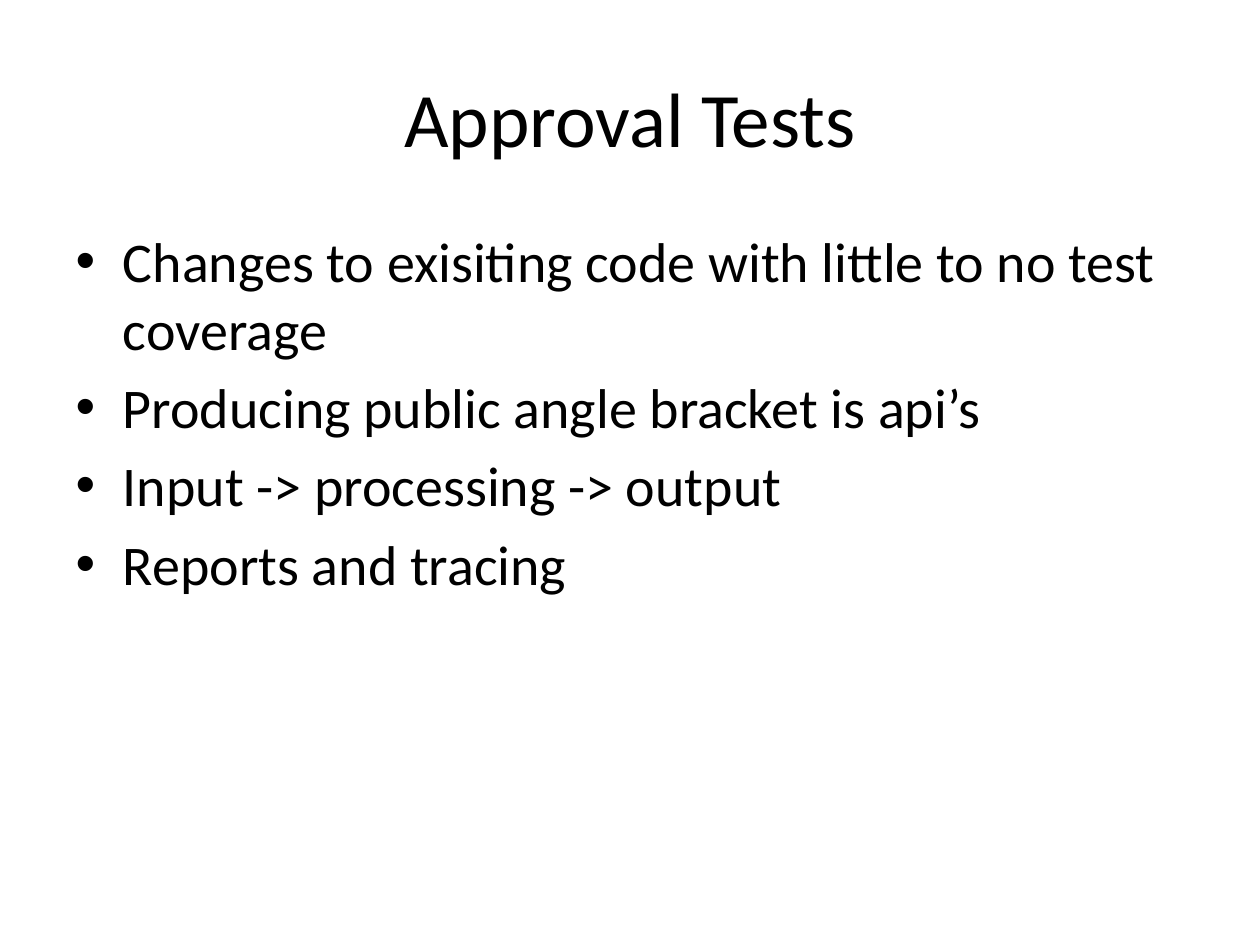
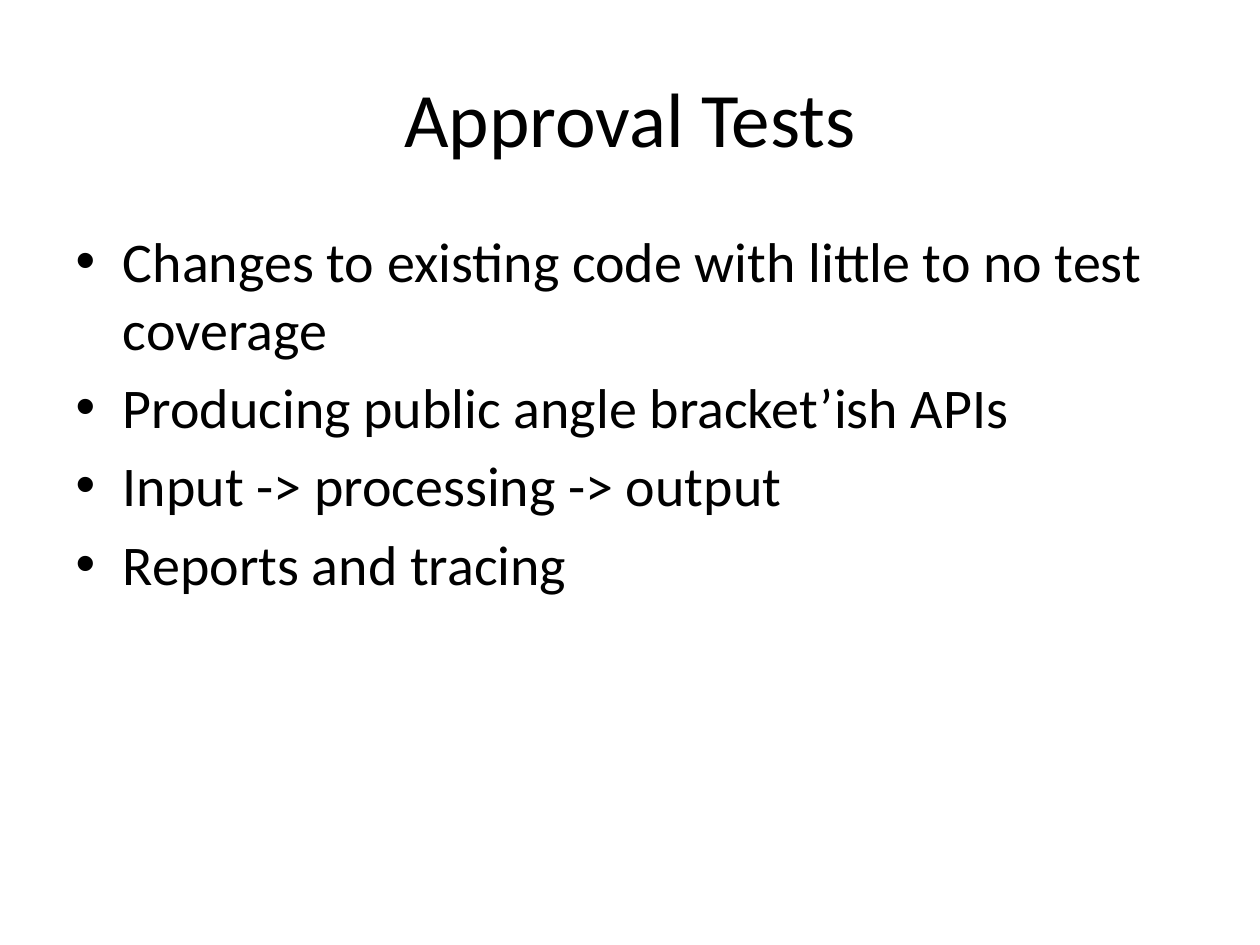
Before and after one commit to chrisortman/ApprovalTestDemos, a slide deck: slide 4 of Approval Tests.pptx (slide 3 before the commit). Drawn at 1260x945 pixels with LibreOffice and Linux fonts; fonts in the diff are those of the drawing. Boxes give left, top, right and bottom in pixels: in the first picture for what was removed or moved away, otherwise in the second. Text is boxed around its words. In the diff, an @@ line names an element or a change of style, - is before the commit and + after.

```diff
--- a/Approval Tests.pptx
+++ b/Approval Tests.pptx
@@ text at (123,243,1141,438): text changed @@
-• Changes to exisiting code with little to no test coverage
-• Producing public angle bracket is api’s
+• Changes to existing code with little to no test coverage
+• Producing public angle bracket’ish APIs
```
Also in this commit, not shown: 1 other slide changed, 1 slide added, 12 other files.
